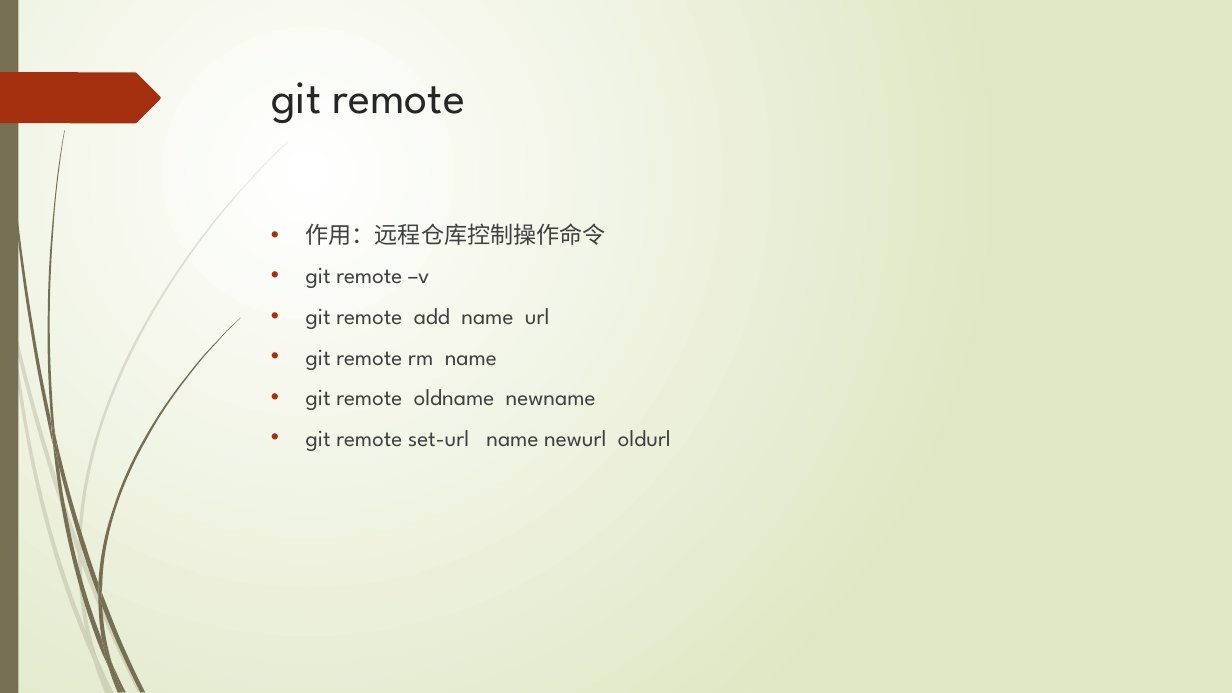
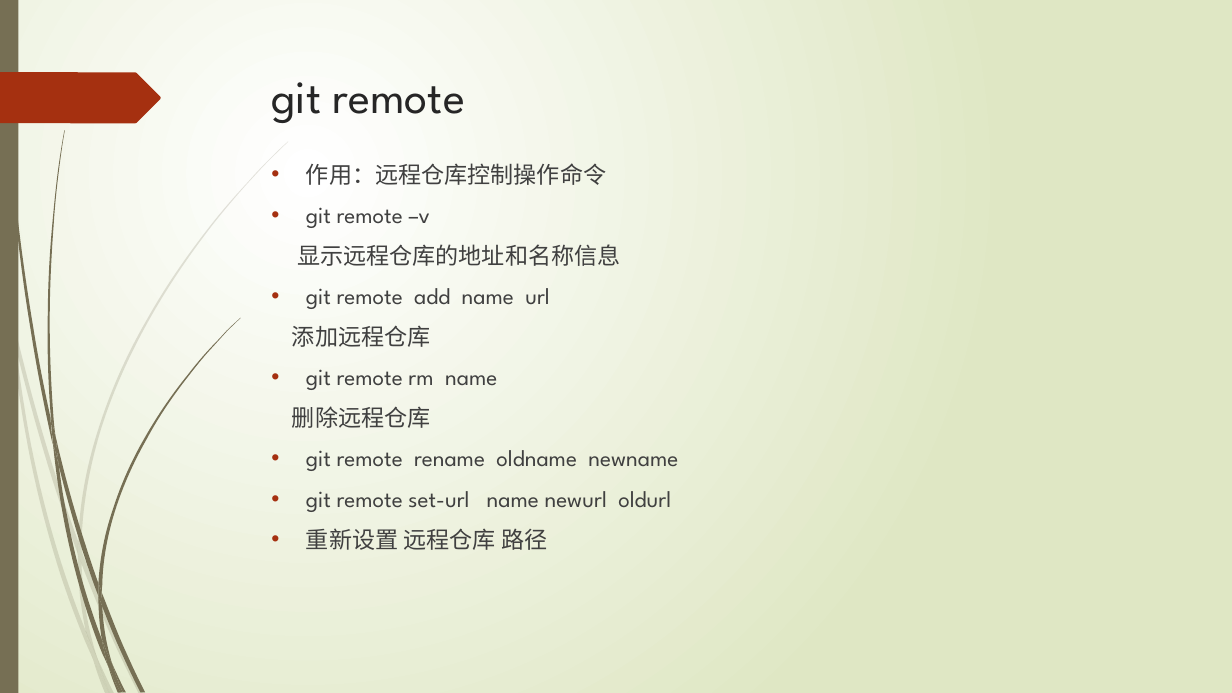
Before and after one commit to watercolor/gitppt, a slide deck: slide 16 of Git.pptx. Drawn at 1232x693 pixels with LibreOffice and Linux fonts; fonts in the diff are those of the drawing. Boxes give left, top, right and bottom in pixels: in the first picture for what was removed or moved away, otherwise in the second. Text is boxed around its words. In the diff, an @@ line names an element or a change of style, - is before the commit and + after.

```diff
--- a/Git.pptx
+++ b/Git.pptx
@@ text "作用：远程仓库控制操作命令": place and size @@
-text "作用：远程仓库控制操作命令" at [306,223,671,451]
+text "作用：远程仓库控制操作命令" at [292,163,678,550]
@@ text at [297,244,620,266]: paragraph added @@
+显示远程仓库的地址和名称信息
@@ text at [292,325,431,347]: paragraph added @@
+添加远程仓库
@@ text at [292,406,678,471]: text changed @@
-• git remote oldname newname
+删除远程仓库
+• git remote rename oldname newname
@@ text at [306,528,547,550]: paragraph added @@
+• 重新设置 远程仓库 路径
```
Also in this commit, not shown: 8 other slides changed, 5 slides added.
